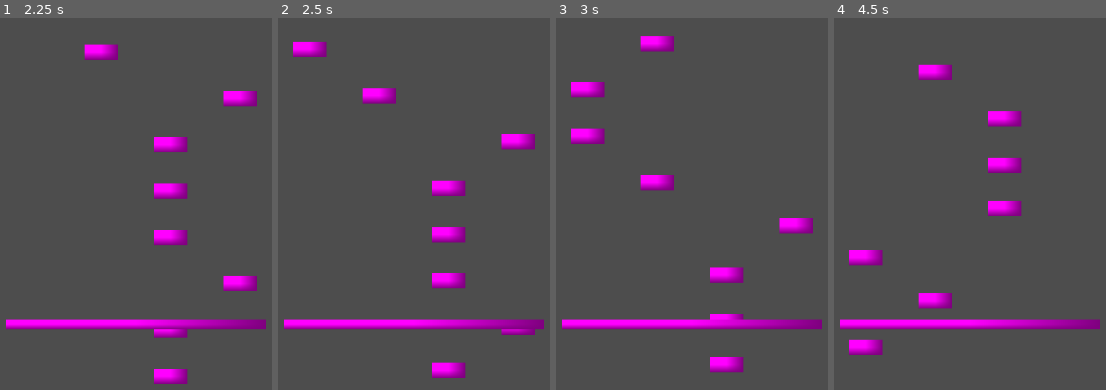
Above: before the commit, frames 1-4 (left to right).
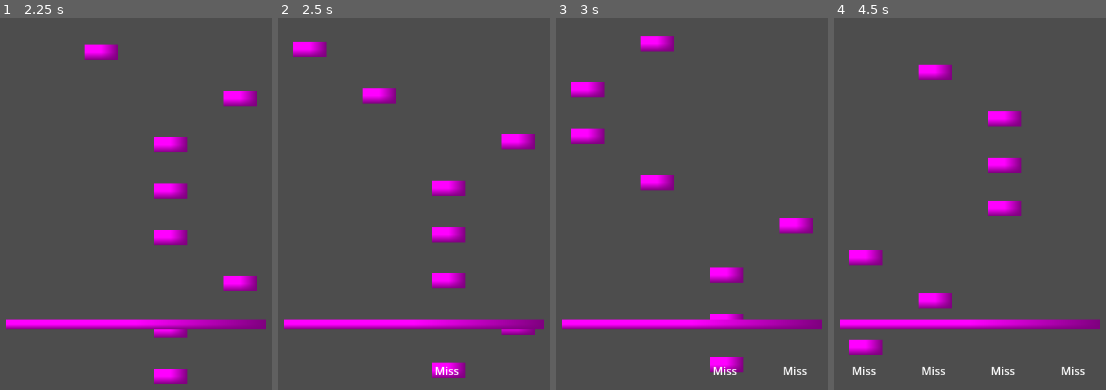
Above: after the commit, the same moments.

Repository: otherotherjosh/RhythmShooter
Game: Godot game, scene res://level/level.tscn
The game is run twice, just before and just after one commit, with the same random seed, the same clock (stepped at 60 frames per second) and the same inputs.
Inputs:
- Up to frame 1 (2.25 s): no input
- Up to frame 2 (2.5 s): no input
- Up to frame 3 (3 s): no input
- Up to frame 4 (4.5 s): no input

Frame 1 is identical in both runs. In frame 2, 0.1% of the frame differs, in the area x 57-67%, y 93-96%; in frame 3, 0.2%; in frame 4, 0.5%, in the area x 6-93%, y 93-96%.

Commit message:
feat: show performance feedback on smashing notes

Diff:
--- a/level/level.tscn
+++ b/level/level.tscn
@@ -23,8 +23,79 @@
 theme_type_variation = &"HeaderLarge"
 horizontal_alignment = 2
 
-[node name="NotePlayer" type="Node" parent="."]
+[node name="Control" type="Control" parent="UI"]
+layout_mode = 3
+anchors_preset = 7
+anchor_left = 0.5
+anchor_top = 1.0
+anchor_right = 0.5
+anchor_bottom = 1.0
+offset_left = -20.0
+offset_top = -40.0
+offset_right = 20.0
+grow_horizontal = 2
+grow_vertical = 0
+metadata/_edit_use_anchors_ = true
+
+[node name="FeedbackCh0" type="Label" parent="UI/Control"]
+layout_mode = 1
+anchors_preset = 7
+anchor_left = 0.5
+anchor_top = 1.0
+anchor_right = 0.5
+anchor_bottom = 1.0
+offset_left = -170.0
+offset_top = -74.0
+offset_right = -130.0
+offset_bottom = -51.0
+grow_horizontal = 2
+grow_vertical = 0
+
+[node name="FeedbackCh1" type="Label" parent="UI/Control"]
+layout_mode = 1
+anchors_preset = 7
+anchor_left = 0.5
+anchor_top = 1.0
+anchor_right = 0.5
+anchor_bottom = 1.0
+offset_left = -70.0
+offset_top = -74.0
+offset_right = -30.0
+offset_bottom = -51.0
+grow_horizontal = 2
+grow_vertical = 0
+
+[node name="FeedbackCh2" type="Label" parent="UI/Control"]
+layout_mode = 1
+anchors_preset = 7
+anchor_left = 0.5
+anchor_top = 1.0
+anchor_right = 0.5
+anchor_bottom = 1.0
+offset_left = 30.0
+offset_top = -74.0
+offset_right = 70.0
+offset_bottom = -51.0
+grow_horizontal = 2
+grow_vertical = 0
+
+[node name="FeedbackCh3" type="Label" parent="UI/Control"]
+layout_mode = 1
+anchors_preset = 7
+anchor_left = 0.5
+anchor_top = 1.0
+anchor_right = 0.5
+anchor_bottom = 1.0
+offset_left = 131.0
+offset_top = -74.0
+offset_right = 171.0
+offset_bottom = -51.0
+grow_horizontal = 2
+grow_vertical = 0
+
+[node name="NotePlayer" type="Node" parent="." node_paths=PackedStringArray("feedback_labels")]
 script = ExtResource("2_qohg2")
+feedback_labels = [NodePath("../UI/Control/FeedbackCh0"), NodePath("../UI/Control/FeedbackCh1"), NodePath("../UI/Control/FeedbackCh2"), NodePath("../UI/Control/FeedbackCh3")]
 
 [node name="NoteFactory" type="Node" parent="NotePlayer" node_paths=PackedStringArray("spawnpoints")]
 script = ExtResource("3_qohg2")
@@ -52,3 +123,4 @@
 texture = SubResource("PlaceholderTexture2D_yy828")
 
 [connection signal="note_smashed" from="NotePlayer" to="." method="_on_note_player_note_smashed"]
+[connection signal="note_missed" from="NotePlayer/NoteFactory" to="NotePlayer" method="_on_note_factory_note_missed"]
--- a/level/smash_notes/smash_note_player.gd
+++ b/level/smash_notes/smash_note_player.gd
@@ -7,6 +7,13 @@
 
 ## Distance (pixels) from aim bar where notes are smashable
 @export var smash_distance := 75
+## Feedback text labels for note channels
+@export var feedback_labels: Array[Label]
+## How long feedback text should stick around for
+@export var feedback_timeout_sec := 0.9
+
+## Timers to hide feedback labels
+var feedback_end_timers: Array[Timer]
 
 ## Locates the axis crossing where notes should be smashed
 @onready var aim_bar: Sprite2D = $AimBar
@@ -17,6 +24,7 @@
 func _ready() -> void:
 	note_factory.aim_bar_position = aim_bar.global_position
 	note_factory.miss_distance = smash_distance
+	init_feedback_end_timers()
 
 
 func _process(delta: float) -> void:
@@ -28,6 +36,18 @@
 		var action := "smash_%s" % i
 		if event.is_action_pressed(action):
 			smash_note(i)
+
+
+func init_feedback_end_timers() -> void:
+	for i in range(feedback_labels.size()):
+		var timer := Timer.new()
+		timer.wait_time = feedback_timeout_sec
+		feedback_end_timers.append(timer)
+		feedback_labels[i].add_child(timer)
+
+		var hide_label = func ():
+			feedback_labels[i].visible = false
+		timer.timeout.connect(hide_label)
 
 
 ## Attempts to smash a note from a channel
@@ -43,11 +63,30 @@
 	# successfully smash that note
 	var score := calculate_score(note)
 	note_smashed.emit(score)
-	print("score: %s" % score)
+	show_feedback(channel, score)
 	note_factory.destroy_note(channel)
 
 
+## Returns a score from 0 to 100 based on how close a note is to the aim bar
 func calculate_score(note: Sprite2D) -> int:
 	var distance: int = abs(note.global_position.y - aim_bar.global_position.y)
 	print("distance: %s" % distance)
 	return inverse_lerp(smash_distance, 0, distance) * 100 as int
+
+
+## Displays text to show player how they performed on a note smash
+func show_feedback(channel: int, score: int) -> void:
+	var feedback: String = (
+			"Perfect" if score >= 95  else
+			"Great" if score >= 80 else
+			"Good" if score >= 50 else
+			"Okay")
+	feedback_labels[channel].text = feedback
+	feedback_labels[channel].visible = true
+	feedback_end_timers[channel].start()
+
+
+func _on_note_factory_note_missed(channel: int) -> void:
+	feedback_labels[channel].text = "Miss"
+	feedback_labels[channel].visible = true
+	feedback_end_timers[channel].start()
